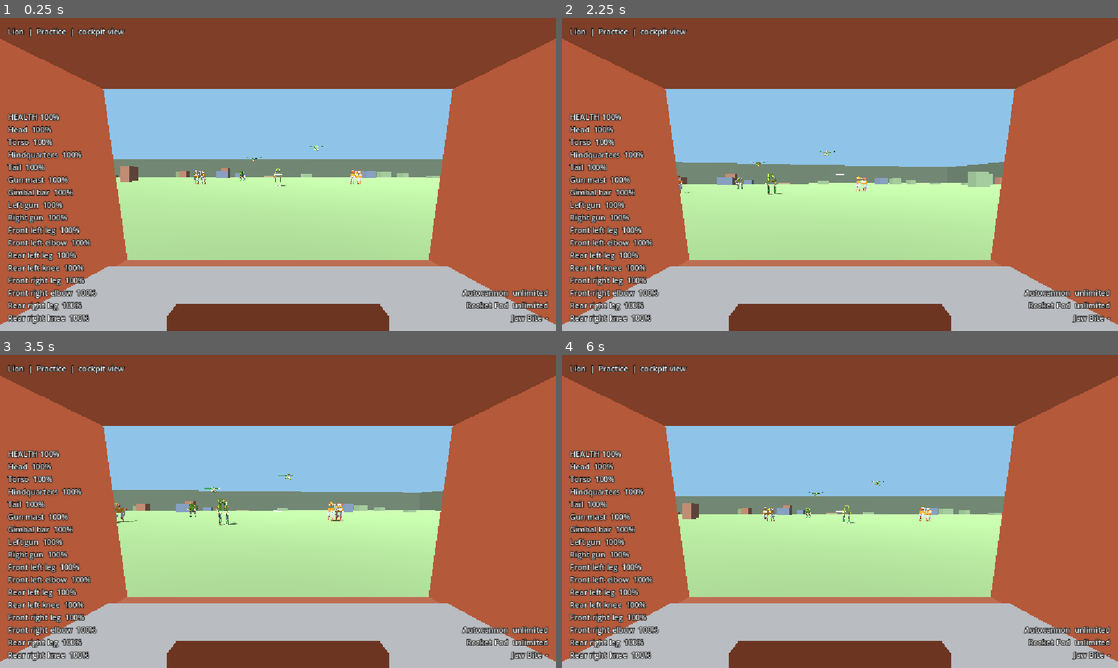
Above: before the commit, frames 1-4 (two rows, left to right).
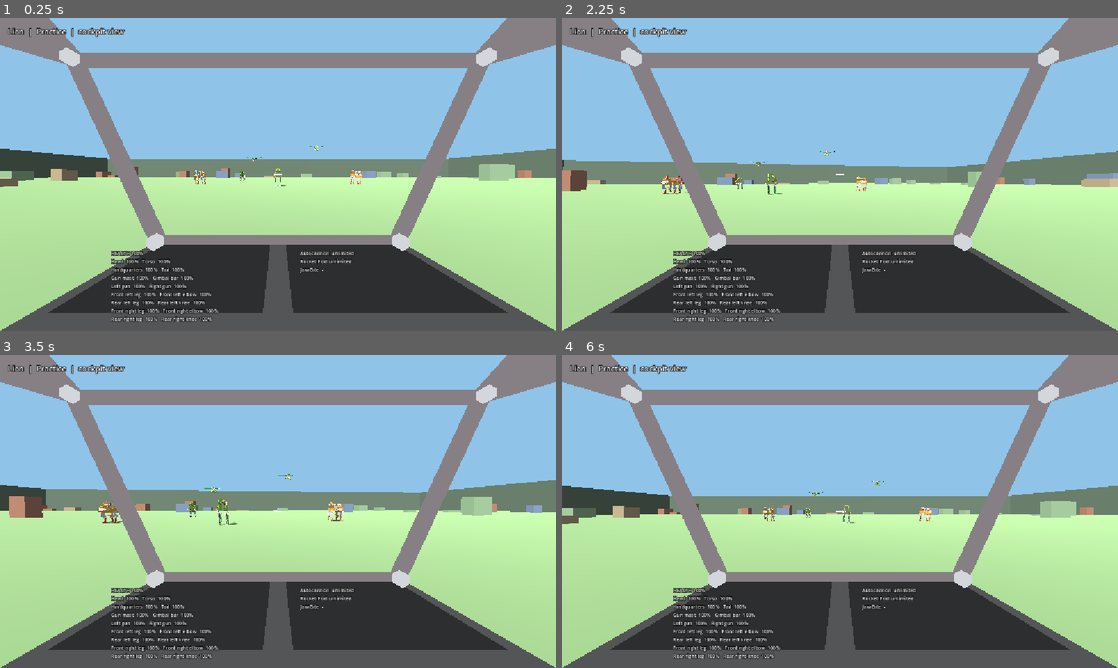
Above: after the commit, the same moments.

Repository: jacksonhcnz/animalmechcombatgame
Game: Godot game, scene res://scenes/test_range.tscn
Same seed, same stepped clock (60 frames per second), same inputs: the game is played once before the commit and once after it. This scene is started directly instead of the project's main scene.
Inputs (mouse positions are in pixels of both pictures, inside the frame that each line leads up to):
- Up to frame 1 (0.25 s): no input
- Up to frame 2 (2.25 s): tap Enter at 0.5 s; move the mouse to (962, 158) at 0.52 s; hold E (strafe_right) 0.53-1.28 s; tap Space (ascend) at 0.6 s; click (962, 158) at 0.67 s; move the mouse to (812, 174) at 1.27 s; hold W (move_forward) from 1.28 s (still down); tap Z (center_aim) at 1.35 s; move the mouse to (851, 168) at 2.02 s; hold F (fire_melee) from 2.03 s (still down)
- Up to frame 3 (3.5 s): keep holding W (move_forward); move the mouse to (272, 517) at 2.77 s; release F (fire_melee) at 2.78 s; click (272, 517) at 2.85 s
- Up to frame 4 (6 s): move the mouse to (878, 514) at 3.52 s; hold Right mouse button (fire_secondary) 3.53-4.28 s; move the mouse to (795, 508) at 4.27 s; tap Shift (sprint) at 4.35 s; move the mouse to (845, 511) at 5.02 s; hold C (toggle_view) 5.03-5.78 s; click (845, 511) at 5.17 s; move the mouse to (817, 505) at 5.77 s; release W (move_forward) at 5.78 s; hold E (strafe_right) from 5.78 s (still down); tap 1 at 5.85 s

The runs differ from the first frame. In frame 1, 73% of the frame differs, in the area x 0-100%, y 0-100%; in frame 2, 73%; in frame 3, 73%; in frame 4, 73%.

Commit message:
Cockpit redesign: glass windscreen, grey structure, sloping console carrying the HUD readouts
Co-Authored-By: Claude Sonnet 5.5 <noreply@anthropic.com>
Claude-Session: https://claude.ai/code/session_016ZAQzFNjMzKqDtLtG2bAjQ

Diff:
--- a/data/mechs/hawk.json
+++ b/data/mechs/hawk.json
@@ -36,13 +36,16 @@
 		-0.3
 	],
 	"cockpit_frame": {
-		"window": [
-			1.35,
-			0.66
+		"distance": 1.2,
+		"top": [
+			0.8,
+			0.75
 		],
-		"distance": 1.0,
-		"pillar_tilt_deg": 5.0,
-		"console_height": 0.15
+		"bottom": [
+			0.36,
+			-0.55
+		],
+		"beam": 0.06
 	},
 	"third_person": {
 		"height": 3.0,
--- a/data/mechs/lion.json
+++ b/data/mechs/lion.json
@@ -35,13 +35,16 @@
 		-0.2
 	],
 	"cockpit_frame": {
-		"window": [
-			1.25,
-			0.64
+		"distance": 1.2,
+		"top": [
+			0.73,
+			0.73
 		],
-		"distance": 1.0,
-		"pillar_tilt_deg": 8.0,
-		"console_height": 0.2
+		"bottom": [
+			0.43,
+			-0.42
+		],
+		"beam": 0.06
 	},
 	"third_person": {
 		"height": 4.0,
--- a/data/mechs/velociraptor.json
+++ b/data/mechs/velociraptor.json
@@ -35,13 +35,16 @@
 		-0.3
 	],
 	"cockpit_frame": {
-		"window": [
-			1.05,
-			0.56
+		"distance": 1.2,
+		"top": [
+			0.66,
+			0.7
 		],
-		"distance": 1.0,
-		"pillar_tilt_deg": 14.0,
-		"console_height": 0.18
+		"bottom": [
+			0.4,
+			-0.46
+		],
+		"beam": 0.06
 	},
 	"third_person": {
 		"height": 5.0,
--- a/scripts/core/game_data.gd
+++ b/scripts/core/game_data.gd
@@ -171,11 +171,16 @@
 	if not _is_vec3(m.get("cockpit")):
 		p.append("%s: cockpit must be [x, y, z]" % tag)
 	var frame: Dictionary = m.get("cockpit_frame", {})
-	var window: Variant = frame.get("window")
-	if not (window is Array and window.size() == 2 and float(window[0]) > 0.0 and float(window[1]) > 0.0):
-		p.append("%s: cockpit_frame.window must be [half width, half height] greater than 0" % tag)
+	var top: Variant = frame.get("top")
+	var bottom: Variant = frame.get("bottom")
+	if not (top is Array and top.size() == 2 and float(top[0]) > 0.0 and float(top[1]) > 0.0 and float(top[0]) <= 1.0 and float(top[1]) <= 1.0):
+		p.append("%s: cockpit_frame.top must be [half width, height] as fractions of the screen, above 0 and at most 1" % tag)
+	if not (bottom is Array and bottom.size() == 2 and float(bottom[0]) > 0.0 and float(bottom[0]) <= 1.0 and float(bottom[1]) < 0.0 and float(bottom[1]) >= -0.9):
+		p.append("%s: cockpit_frame.bottom must be [half width above 0, height below the centre from -0.9 to just under 0]" % tag)
 	if float(frame.get("distance", 0.0)) < 0.4:
 		p.append("%s: cockpit_frame.distance must be at least 0.4 (the camera's near plane is 0.2)" % tag)
+	if float(frame.get("beam", 0.0)) <= 0.0:
+		p.append("%s: cockpit_frame.beam (structure thickness) must be greater than 0" % tag)
 	if float(m.get("third_person", {}).get("distance", 0.0)) <= 0.0:
 		p.append("%s: third_person.distance must be greater than 0" % tag)
 
--- a/scripts/mech/cockpit_interior.gd
+++ b/scripts/mech/cockpit_interior.gd
@@ -1,53 +1,145 @@
 class_name CockpitInterior
 extends RefCounted
-## Builds the inside of a mech's cockpit from flat-coloured boxes: a canopy frame with a
-## window opening, tilted side pillars, and a dashboard with a raised console. It is placed
-## around the cockpit camera and only the local pilot sees it.
+## Builds the inside of a mech's cockpit, seen from the pilot's seat. The canopy is a box of
+## glass (not drawn) held up by grey structure: a header beam across the top of the
+## windscreen, two slanted pillars up its sides, and roof struts running out to the corners of
+## the screen. At the bottom a console slopes up from the screen's lower corners to the base of
+## the windscreen, and the HUD readouts sit on it (see Hud).
 ##
-## The numbers come from the mech's "cockpit_frame" data: "window" is the half-width and
-## half-height of the opening, "distance" is how far in front of the eyes the frame sits,
-## "pillar_tilt_deg" leans the side pillars inwards and "console_height" raises the dashboard.
+## The numbers come from the mech's "cockpit_frame" data, all as fractions of the screen
+## (1 is the screen edge, measured from the centre): "top" is [half width, height] of the
+## windscreen's top corners, "bottom" is [half width, height] of its bottom corners (height
+## below the centre, so negative), "distance" is how far ahead the windscreen sits, and "beam"
+## is the thickness of the structure.
 
-const BIG := 6.0
+## How far in front of the eyes the near ends of the roof struts and console start.
+const NEAR := 0.3
+## The reference screen shape. The frame is laid out for this and the sides fall off-screen on
+## narrower windows.
+const ASPECT := 16.0 / 9.0
+const CAMERA_FOV_DEG := 80.0
+
+
+## Where a screen position (x and y in -1..1 from the centre) lands at a depth, in cockpit space.
+static func screen_point(nx: float, ny: float, depth: float) -> Vector3:
+	var half_height := tan(deg_to_rad(CAMERA_FOV_DEG) * 0.5) * depth
+	return Vector3(nx * half_height * ASPECT, ny * half_height, -depth)
+
+
+## Where the console's far edge sits on the screen, as a fraction of the screen height from
+## the top. The HUD uses it to place readouts on the console.
+static func console_top(frame: Dictionary) -> float:
+	return (1.0 - float(frame["bottom"][1])) * 0.5
 
 
 static func build(frame: Dictionary, palette: Dictionary) -> Node3D:
 	var root := Node3D.new()
 	root.name = "CockpitInterior"
-	var window: Array = frame["window"]
-	var hw := float(window[0])
-	var hh := float(window[1])
-	var d := float(frame["distance"])
-	var tilt := deg_to_rad(float(frame.get("pillar_tilt_deg", 0.0)))
-	var console := float(frame.get("console_height", 0.2))
+	var depth := float(frame["distance"])
+	var top: Array = frame["top"]
+	var bottom: Array = frame["bottom"]
+	var beam := float(frame.get("beam", 0.06))
 	var dark := Color.html(palette["dark"])
-	var trim := Color.html(palette["accent"])
+	var accent := Color.html(palette["accent"])
+	var structure := Color(0.5, 0.52, 0.56).lerp(dark, 0.12)
+	var bolt := Color("#d3d6da")
 
-	# Canopy beam above the window and dashboard panel below it.
-	_box(root, "Canopy", Vector3(hw * 2.0 + BIG * 2.0, BIG, 0.8), Vector3(0.0, hh + BIG * 0.5, -d), dark.darkened(0.3))
-	_box(root, "Dashboard", Vector3(hw * 2.0 + BIG * 2.0, BIG, 0.8), Vector3(0.0, -hh - BIG * 0.5, -d), dark.lightened(0.12))
-	# Side pillars, leaning inwards towards the top.
-	for side in [-1.0, 1.0]:
-		var pillar := _box(root, "Pillar", Vector3(BIG, BIG * 2.0 + hh * 2.0, 0.8), Vector3(side * (hw + BIG * 0.5), 0.0, -d), dark)
-		pillar.rotation.z = -side * tilt
-	# Raised console on the dashboard, in the mech's accent colour, with a small dark display.
-	_box(root, "Console", Vector3(hw * 1.3, console, 0.7), Vector3(0.0, -hh + console * 0.5, -d + 0.45), trim)
-	_box(root, "Display", Vector3(hw * 0.5, console * 0.3, 0.05), Vector3(0.0, -hh + console + 0.01, -d + 0.45), dark.darkened(0.4))
+	var far_tl := screen_point(-float(top[0]), float(top[1]), depth)
+	var far_tr := screen_point(float(top[0]), float(top[1]), depth)
+	var far_bl := screen_point(-float(bottom[0]), float(bottom[1]), depth)
+	var far_br := screen_point(float(bottom[0]), float(bottom[1]), depth)
+	var near_tl := screen_point(-1.0, 1.0, NEAR)
+	var near_tr := screen_point(1.0, 1.0, NEAR)
+	var near_bl := screen_point(-1.0, -1.0, NEAR)
+	var near_br := screen_point(1.0, -1.0, NEAR)
+
+	# The console: a flat slope from the bottom of the screen up to the windscreen's base.
+	var console := _quad(root, "Console", [near_bl, near_br, far_br, far_bl], accent.darkened(0.55))
+	console.set_meta("far_edge_y", far_bl.y)
+	# Two darker bays on the console, where the readouts sit.
+	_bay(root, "BayLeft", near_bl, near_br, far_bl, far_br, 0.04, 0.47, accent.darkened(0.75))
+	_bay(root, "BayRight", near_bl, near_br, far_bl, far_br, 0.53, 0.96, accent.darkened(0.75))
+
+	# Structure: header, pillars, roof struts and the lip along the console.
+	_beam(root, "Header", far_tl, far_tr, beam, structure)
+	_beam(root, "PillarLeft", far_bl, far_tl, beam * 1.1, structure)
+	_beam(root, "PillarRight", far_br, far_tr, beam * 1.1, structure)
+	_beam(root, "StrutLeft", near_tl, far_tl, beam * 1.3, structure)
+	_beam(root, "StrutRight", near_tr, far_tr, beam * 1.3, structure)
+	_beam(root, "Lip", far_bl, far_br, beam * 0.8, structure)
+	# Bolts at the joints, like a built frame.
+	for corner in [far_tl, far_tr, far_bl, far_br]:
+		_bolt(root, corner + Vector3(0.0, 0.0, 0.03), beam * 1.7, bolt)
 	return root
 
 
-static func _box(parent: Node3D, box_name: String, size: Vector3, pos: Vector3, color: Color) -> MeshInstance3D:
+## A flat four-cornered surface (corners in order around the edge).
+static func _quad(parent: Node3D, quad_name: String, corners: Array, color: Color) -> MeshInstance3D:
+	var tool := SurfaceTool.new()
+	tool.begin(Mesh.PRIMITIVE_TRIANGLES)
+	for index in [0, 1, 2, 0, 2, 3]:
+		tool.add_vertex(corners[index])
+	tool.generate_normals()
 	var node := MeshInstance3D.new()
-	node.name = box_name
+	node.name = quad_name
+	node.mesh = tool.commit()
+	node.material_override = _flat(color, 1 if quad_name.begins_with("Bay") else 0)
+	node.cast_shadow = GeometryInstance3D.SHADOW_CASTING_SETTING_OFF
+	parent.add_child(node)
+	return node
+
+
+## A rectangle on the console between two fractions across it, just above its surface.
+static func _bay(parent: Node3D, bay_name: String, near_l: Vector3, near_r: Vector3, far_l: Vector3, far_r: Vector3, from: float, to: float, color: Color) -> void:
+	var lift := Vector3(0.0, 0.004, 0.0)
+	var nearest_a := near_l.lerp(near_r, from).lerp(far_l.lerp(far_r, from), 0.05) + lift
+	var nearest_b := near_l.lerp(near_r, to).lerp(far_l.lerp(far_r, to), 0.05) + lift
+	var farthest_a := near_l.lerp(near_r, from).lerp(far_l.lerp(far_r, from), 0.8) + lift
+	var farthest_b := near_l.lerp(near_r, to).lerp(far_l.lerp(far_r, to), 0.8) + lift
+	_quad(parent, bay_name, [nearest_a, nearest_b, farthest_b, farthest_a], color)
+
+
+## A flat-coloured box stretched between two points.
+static func _beam(parent: Node3D, beam_name: String, from: Vector3, to: Vector3, thickness: float, color: Color) -> MeshInstance3D:
+	var node := MeshInstance3D.new()
+	node.name = beam_name
 	var mesh := BoxMesh.new()
-	mesh.size = size
+	var along := to - from
+	mesh.size = Vector3(thickness, thickness, along.length())
 	node.mesh = mesh
+	node.material_override = _flat(color, 2)
+	var dir := along.normalized()
+	var up := Vector3.UP if absf(dir.y) < 0.98 else Vector3.RIGHT
+	node.transform = Transform3D(Basis.looking_at(dir, up), (from + to) * 0.5)
+	node.cast_shadow = GeometryInstance3D.SHADOW_CASTING_SETTING_OFF
+	parent.add_child(node)
+	return node
+
+
+static func _bolt(parent: Node3D, pos: Vector3, diameter: float, color: Color) -> void:
+	var node := MeshInstance3D.new()
+	node.name = "Bolt"
+	var mesh := CylinderMesh.new()
+	mesh.top_radius = diameter * 0.5
+	mesh.bottom_radius = diameter * 0.5
+	mesh.height = diameter * 0.35
+	mesh.radial_segments = 6
+	mesh.rings = 1
+	node.mesh = mesh
+	node.material_override = _flat(color, 3)
+	node.rotation_degrees = Vector3(90.0, 0.0, 0.0)
+	node.position = pos
+	node.cast_shadow = GeometryInstance3D.SHADOW_CASTING_SETTING_OFF
+	parent.add_child(node)
+
+
+static func _flat(color: Color, priority: int = 0) -> StandardMaterial3D:
 	var material := StandardMaterial3D.new()
 	material.albedo_color = color
 	# Unshaded, so the frame reads the same whatever the sun does: it is the pilot's own cockpit.
 	material.shading_mode = BaseMaterial3D.SHADING_MODE_UNSHADED
-	node.material_override = material
-	node.position = pos
-	node.cast_shadow = GeometryInstance3D.SHADOW_CASTING_SETTING_OFF
-	parent.add_child(node)
-	return node
+	material.cull_mode = BaseMaterial3D.CULL_DISABLED
+	# Always drawn over the mech's own body, which would otherwise poke through the console.
+	material.no_depth_test = true
+	material.render_priority = priority
+	return material
--- a/scripts/ui/hud.gd
+++ b/scripts/ui/hud.gd
@@ -21,6 +21,8 @@
 var _debug_label: Label
 var _timer_value: float = -1.0
 var _debug_extra: String = ""
+## Which layout the parts and weapons readouts are in: "" (not yet), "corners" or "console".
+var _layout: String = ""
 
 
 func _ready() -> void:
@@ -103,6 +105,7 @@
 func _process(_delta: float) -> void:
 	if _mech == null or not is_instance_valid(_mech):
 		return
+	_update_layout()
 	if _panels.visible:
 		_info_label.text = "%s  |  %s  |  %s view" % [
 			_mech.def["name"],
@@ -121,6 +124,47 @@
 		]
 
 
+## In the cockpit view the damage and weapon readouts sit on the console at the bottom of the
+## screen, in its two bays. In third-person view they go back to the screen corners.
+func _update_layout() -> void:
+	var wanted := "corners" if _mech.view_third_person else "console"
+	var height := get_viewport().get_visible_rect().size.y
+	var key := "%s %d" % [wanted, int(height)]
+	if key == _layout:
+		return
+	_layout = key
+	if wanted == "corners":
+		for label in [_parts_label, _weapons_label]:
+			label.clip_text = false
+			label.remove_theme_font_size_override("font_size")
+		_parts_label.set_anchors_and_offsets_preset(Control.PRESET_BOTTOM_LEFT, Control.PRESET_MODE_MINSIZE, 16)
+		_parts_label.grow_vertical = Control.GROW_DIRECTION_BEGIN
+		_weapons_label.set_anchors_and_offsets_preset(Control.PRESET_BOTTOM_RIGHT, Control.PRESET_MODE_MINSIZE, 16)
+		_weapons_label.grow_vertical = Control.GROW_DIRECTION_BEGIN
+		_weapons_label.grow_horizontal = Control.GROW_DIRECTION_BEGIN
+		return
+	var top := CockpitInterior.console_top(_mech.def["cockpit_frame"])
+	var size := clampi(roundi(height * 0.0155), 10, 20)
+	for label in [_parts_label, _weapons_label]:
+		label.add_theme_font_size_override("font_size", size)
+		label.clip_text = true
+		label.grow_horizontal = Control.GROW_DIRECTION_END
+		label.grow_vertical = Control.GROW_DIRECTION_END
+		label.horizontal_alignment = HORIZONTAL_ALIGNMENT_LEFT
+		label.vertical_alignment = VERTICAL_ALIGNMENT_TOP
+		label.anchor_top = top + 0.03
+		label.anchor_bottom = 0.96
+		label.offset_top = 0.0
+		label.offset_bottom = 0.0
+	_parts_label.anchor_left = 0.2
+	_parts_label.anchor_right = 0.5
+	_weapons_label.anchor_left = 0.54
+	_weapons_label.anchor_right = 0.8
+	for label in [_parts_label, _weapons_label]:
+		label.offset_left = 0.0
+		label.offset_right = 0.0
+
+
 func _apply_rules() -> void:
 	if _panels == null:
 		return
@@ -138,6 +182,13 @@
 			var status := "OFFLINE" if _mech.damage.is_part_disabled(id) else "%d%%" % roundi(_mech.damage.part_ratio(id) * 100.0)
 			var crippled := " (crippled)" if _mech.damage.is_crippled(id) and not _mech.damage.is_part_disabled(id) else ""
 			lines.append("%s  %s%s" % [part["name"], status, crippled])
+	if _layout.begins_with("console"):
+		# Two columns, so the whole list fits in the console's bay.
+		var rows: Array[String] = [lines[0]]
+		for i in range(1, lines.size(), 2):
+			var left: String = lines[i]
+			rows.append(left if i + 1 >= lines.size() else "%s   %s" % [left, lines[i + 1]])
+		return "\n".join(rows)
 	return "\n".join(lines)
 
 
--- a/tests/cockpit_test.gd
+++ b/tests/cockpit_test.gd
@@ -41,21 +41,30 @@
 		_check(player.cockpit_interior.get_parent() == player.get_node("AimPivot"), "%s interior is attached to the cockpit camera pivot" % mech_id)
 		_check(player.cockpit_interior.visible, "%s interior shows in cockpit view" % mech_id)
 
-		# The opening around the crosshair stays clear: the centre of the view is empty.
+		# The opening around the crosshair stays clear: no structure crosses the centre of the view.
 		var camera: Camera3D = player.cockpit_camera
 		var clear := true
+		var has_console := false
 		for child in player.cockpit_interior.get_children():
 			var node := child as MeshInstance3D
+			if not node.mesh is BoxMesh:
+				if node.name == "Console":
+					has_console = true
+					# The console is below the line of sight, from its near edge to its far edge.
+					for vertex in (node.mesh as ArrayMesh).surface_get_arrays(0)[Mesh.ARRAY_VERTEX]:
+						if (vertex as Vector3).y > 0.0:
+							clear = false
+				continue
 			var local: Vector3 = camera.global_transform.affine_inverse() * node.global_position
 			var half: Vector3 = (node.mesh as BoxMesh).size * 0.5
 			var rotated := node.global_transform.basis.inverse() * (camera.global_position - node.global_position)
 			if absf(rotated.x) < half.x and absf(rotated.y) < half.y and absf(rotated.z) < half.z:
 				clear = false
-			if node.name != "Console" and node.name != "Display":
-				# A ray straight ahead of the camera must pass the frame without touching it.
-				var ahead := node.global_transform.basis.inverse() * (camera.global_position - camera.global_transform.basis.z * local.length() - node.global_position)
-				if absf(ahead.x) < half.x and absf(ahead.y) < half.y and absf(ahead.z) < half.z:
-					clear = false
+			# A ray straight ahead of the camera must pass the frame without touching it.
+			var ahead := node.global_transform.basis.inverse() * (camera.global_position - camera.global_transform.basis.z * local.length() - node.global_position)
+			if absf(ahead.x) < half.x and absf(ahead.y) < half.y and absf(ahead.z) < half.z:
+				clear = false
+		_check(has_console, "%s has a console for the readouts" % mech_id)
 		_check(clear, "%s cockpit frame leaves the centre of the view clear" % mech_id)
 
 		player.toggle_view()
